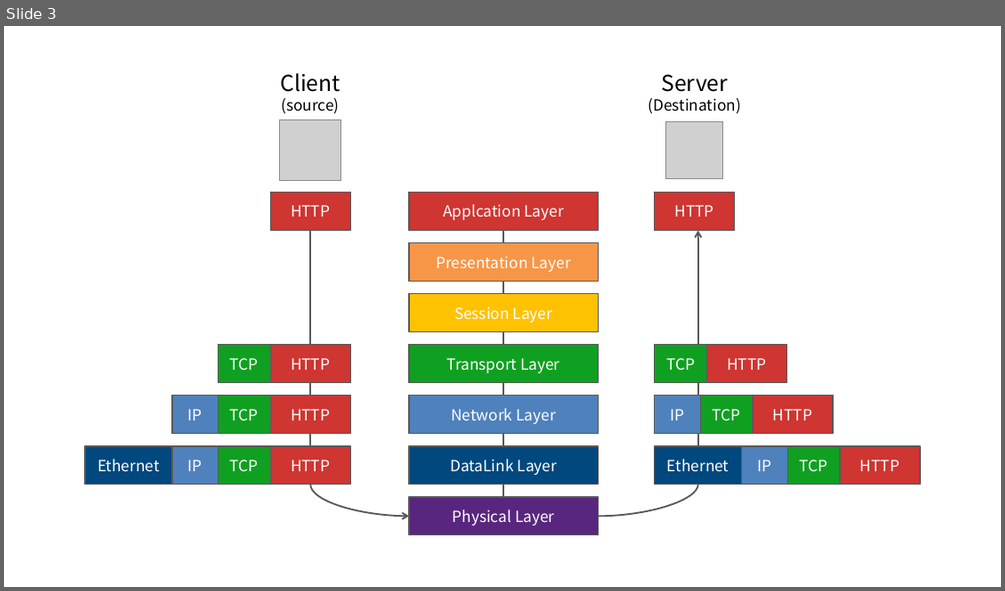
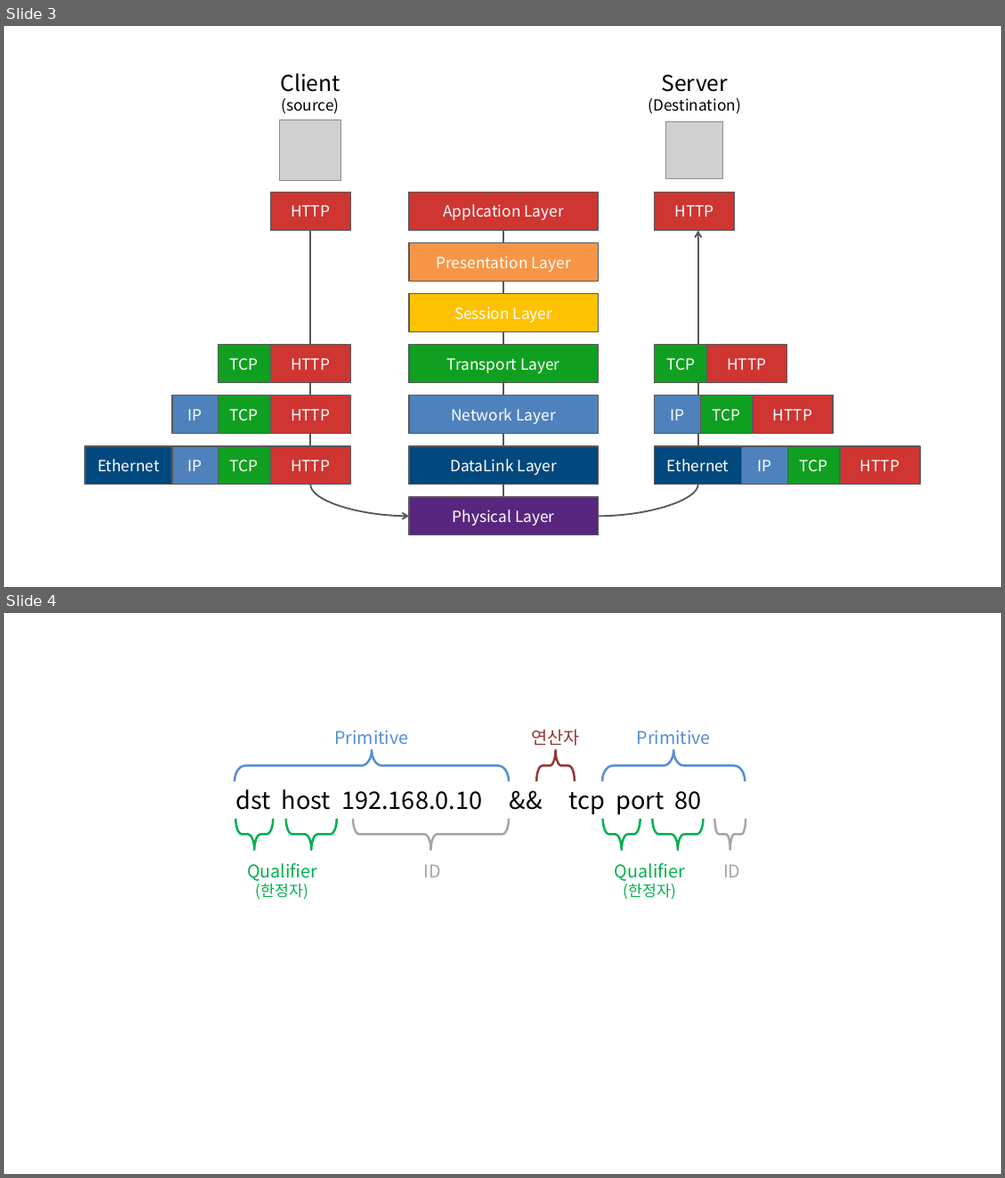
Before and after one commit to momo1108/blog, a slide deck: assets/etc/이미지제작용.pptx. Shown one above the other, each under a label of ours: slide 3 before the commit, slides 3 and 4 after it. The pictures are 1005x591 and 1005x1178 pixels, drawn with LibreOffice and Linux fonts; fonts in the diff are those of the drawing; grey boxes stand for pictures. Boxes give left, top, right and bottom in pixels: in the first picture for what was removed or moved away, otherwise in the second. Text is boxed around its words. In the diff, an @@ line names an element or a change of style, - is before the commit and + after.

```diff
--- a/assets/etc/이미지제작용.pptx
+++ b/assets/etc/이미지제작용.pptx
@@ slide 4 added at box(4, 613, 1001, 1174), background #FFFFFF @@
@@ text added at box(334, 730, 408, 750), 16 pt, text #558ED5 @@
+Primitive
@@ text added at box(531, 729, 579, 750), 16 pt, text #953735 @@
+연산자
@@ text added at box(637, 730, 711, 750), 16 pt, text #558ED5 @@
+Primitive
@@ left brace added at box(235, 750, 509, 781), outline #558ED5 2 pt @@
@@ left brace added at box(536, 750, 574, 781), outline #953735 2 pt @@
@@ left brace added at box(602, 750, 744, 781), outline #558ED5 2 pt @@
@@ text added at box(236, 789, 702, 815), 22 pt, text #000000 @@
+dst host 192.168.0.10 && tcp port 80
@@ left brace added at box(235, 819, 273, 850), outline #00B050 2 pt @@
@@ left brace added at box(286, 819, 337, 849), outline #00B050 2 pt @@
@@ left brace added at box(353, 819, 509, 850), outline #A6A6A6 2 pt @@
@@ left brace added at box(603, 819, 640, 850), outline #00B050 2 pt @@
@@ left brace added at box(652, 819, 703, 849), outline #00B050 2 pt @@
@@ left brace added at box(714, 819, 745, 850), outline #A6A6A6 2 pt @@
@@ text added at box(247, 863, 317, 900), 16 pt, text #00B050 @@
+Qualifier
+(한정자)
@@ text added at box(424, 864, 441, 877), 16 pt, text #A6A6A6 @@
+ID
@@ text added at box(615, 863, 685, 900), 16 pt, text #00B050 @@
+Qualifier
+(한정자)
@@ text added at box(723, 864, 740, 877), 16 pt, text #A6A6A6 @@
+ID
```
Also in this commit, not shown: 5 other files.
